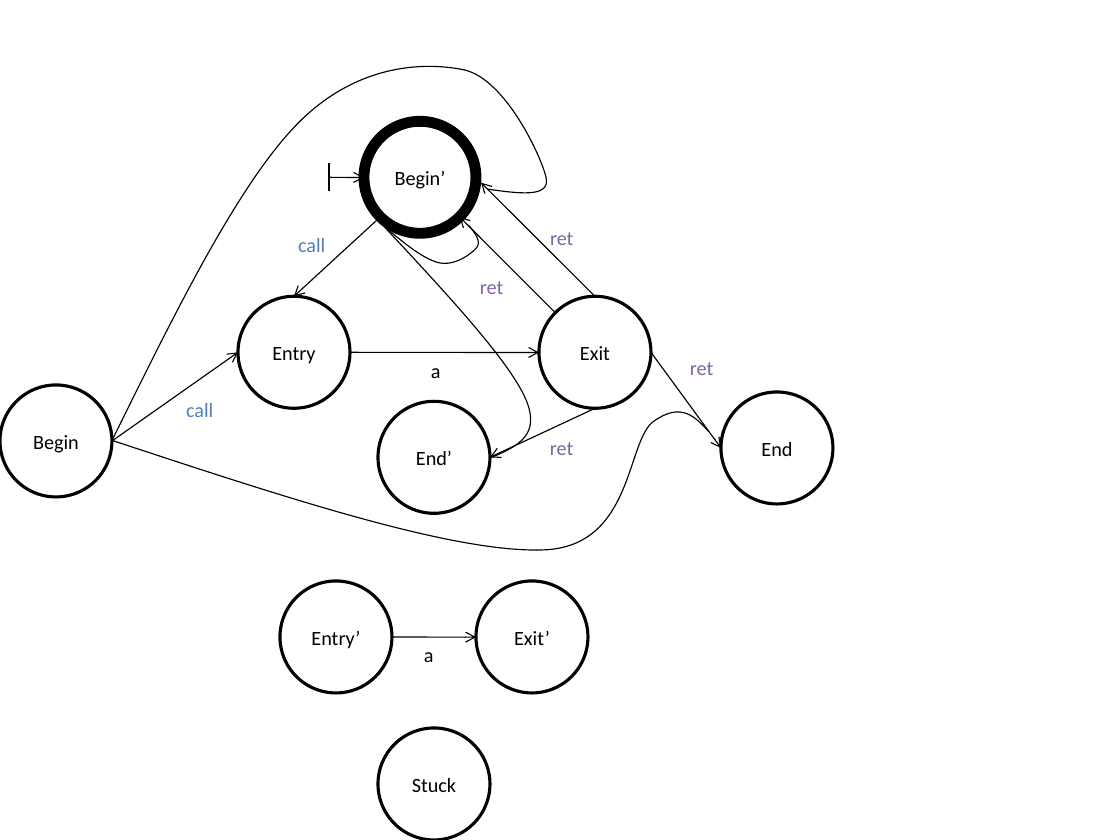
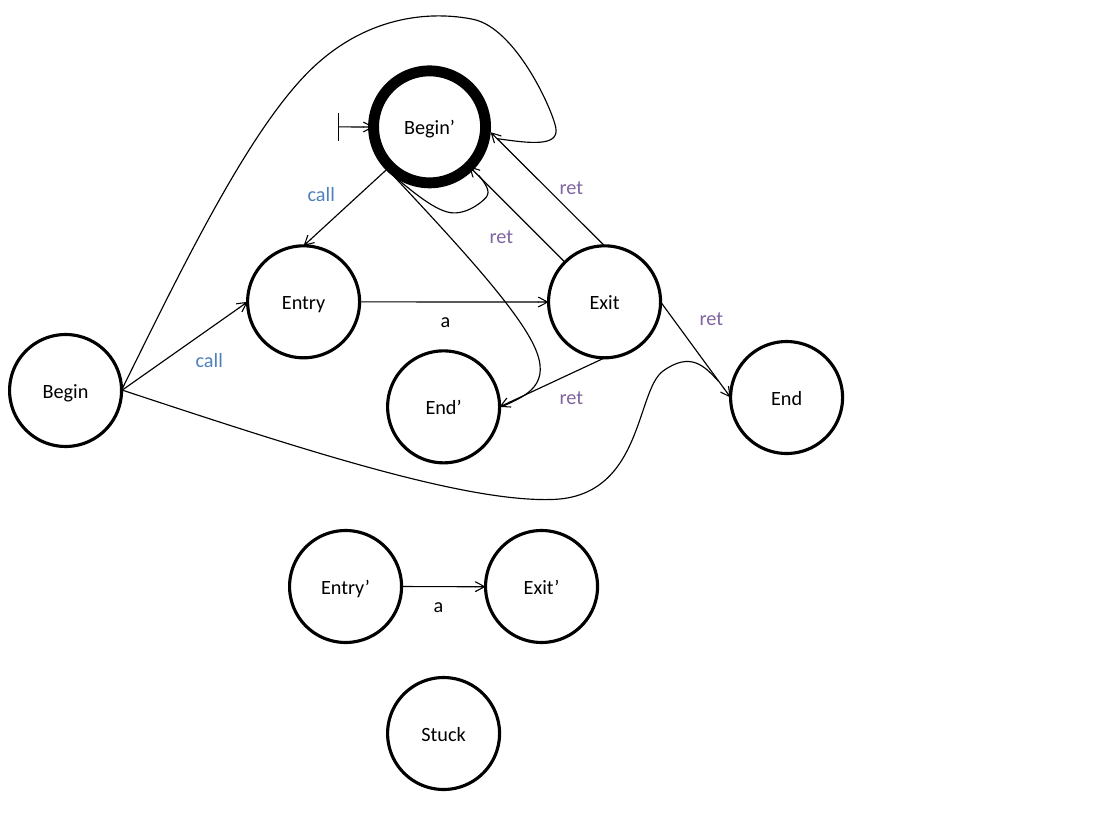
Before and after one commit to WaliDev/WALi-OpenNWA, a slide deck: slide 13 of Doc/NWA_tex/Examples.pptx. Drawn at 1120x840 pixels with LibreOffice and Linux fonts; fonts in the diff are those of the drawing. Boxes give left, top, right and bottom in pixels: in the first picture for what was removed or moved away, otherwise in the second. Text is boxed around its words. In the diff, an @@ line names an element or a change of style, - is before the commit and + after.

```diff
--- a/Doc/NWA_tex/Examples.pptx
+++ b/Doc/NWA_tex/Examples.pptx
@@ 9 ellipses, 9 arrows, 8 texts, 4 freeform shapes, 1 line: place and size @@
-9 ellipses, 9 arrows, 8 texts, 4 freeform shapes, 1 line at [0, 62, 833, 840]
+9 ellipses, 9 arrows, 8 texts, 4 freeform shapes, 1 line at [10, 11, 842, 790]
```
Also in this commit, not shown: 20 other slides changed, 43 other files.
